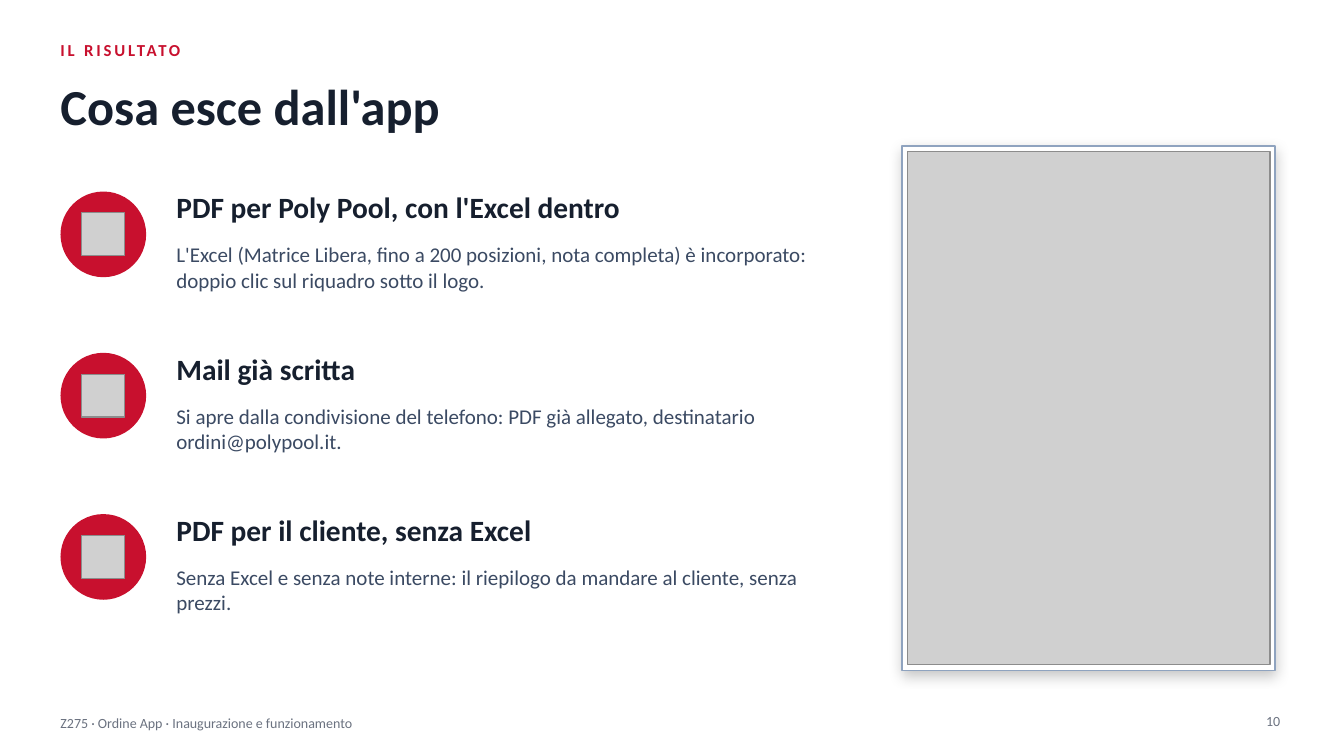
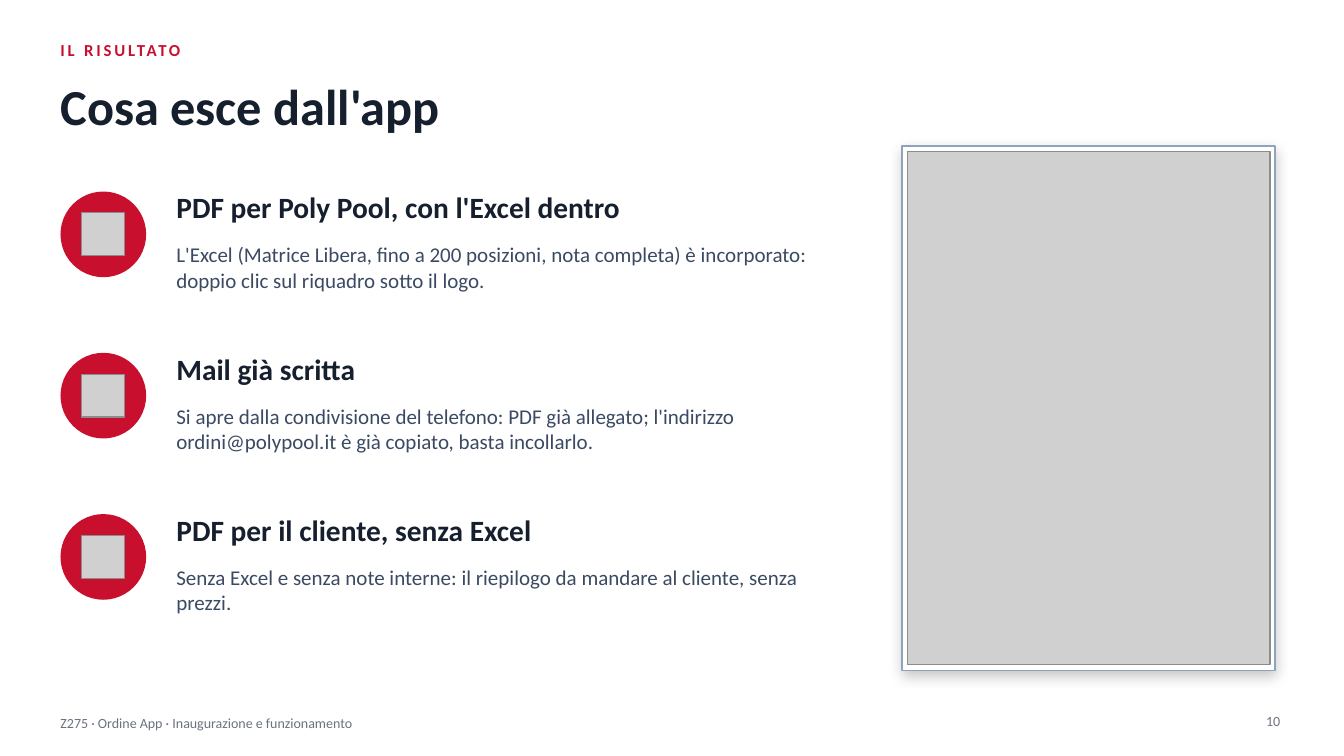
Before and after one commit to PPparre/Z275_App_Ordine, a slide deck: slide 10 of Z275_Presentazione.pptx. Drawn at 1344x756 pixels with LibreOffice and Linux fonts; fonts in the diff are those of the drawing; grey boxes stand for pictures. Boxes give left, top, right and bottom in pixels: in the first picture for what was removed or moved away, otherwise in the second. Text is boxed around its words. In the diff, an @@ line names an element or a change of style, - is before the commit and + after.

```diff
--- a/Z275_Presentazione.pptx
+++ b/Z275_Presentazione.pptx
@@ text at [176, 409, 734, 453]: text changed @@
-Si apre dalla condivisione del telefono: PDF già allegato, destinatario ordini@polypool.it.
+Si apre dalla condivisione del telefono: PDF già allegato; l'indirizzo ordini@polypool.it è già copiato, basta incollarlo.
```
Also in this commit, not shown: 3 other slides changed, 4 other files.
